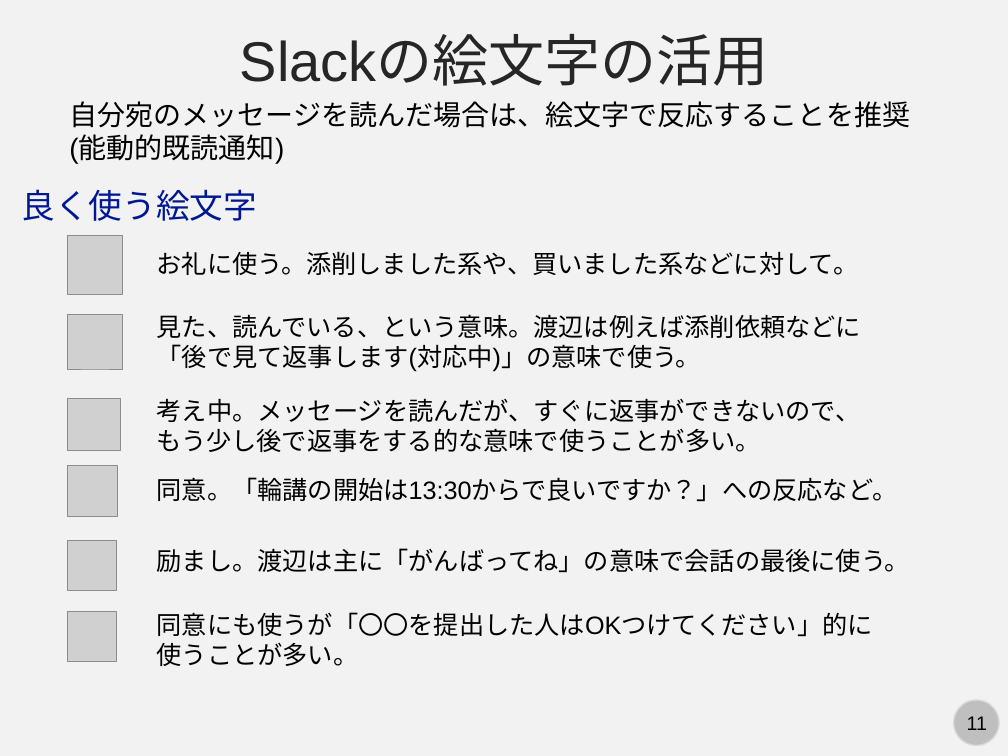
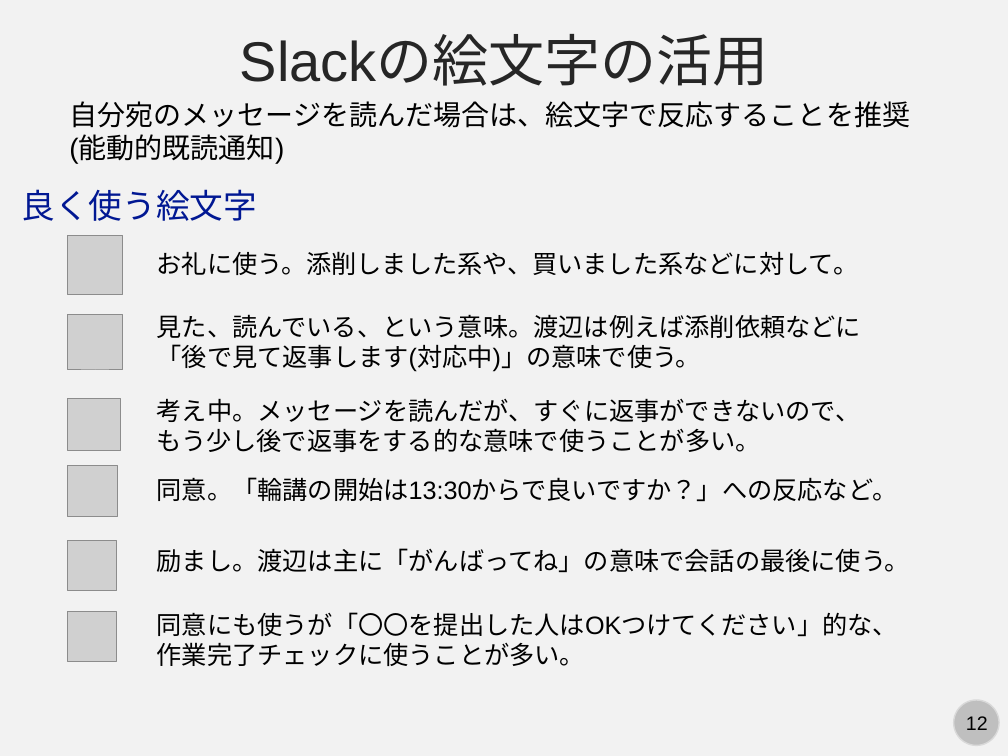
Before and after one commit to kaityo256/lab_startup, a slide deck: slide 12 of slack/slack.pptx (slide 11 before the commit). Drawn at 1008x756 pixels with LibreOffice and Linux fonts; fonts in the diff are those of the drawing; grey boxes stand for pictures. Boxes give left, top, right and bottom in pixels: in the first picture for what was removed or moved away, otherwise in the second. Text is boxed around its words. In the diff, an @@ line names an element or a change of style, - is before the commit and + after.

```diff
--- a/slack/slack.pptx
+++ b/slack/slack.pptx
@@ text at [157,612,898,666]: text changed @@
-同意にも使うが「〇〇を提出した人はOKつけてください」的に
-使うことが多い。
+同意にも使うが「〇〇を提出した人はOKつけてください」的な、作業完了チェックに使うことが多い。
@@ page number at [966,716,988,730]: text changed @@
-11
+12
```
Also in this commit, not shown: 4 other slides changed, 1 slide added, 1 other file.
